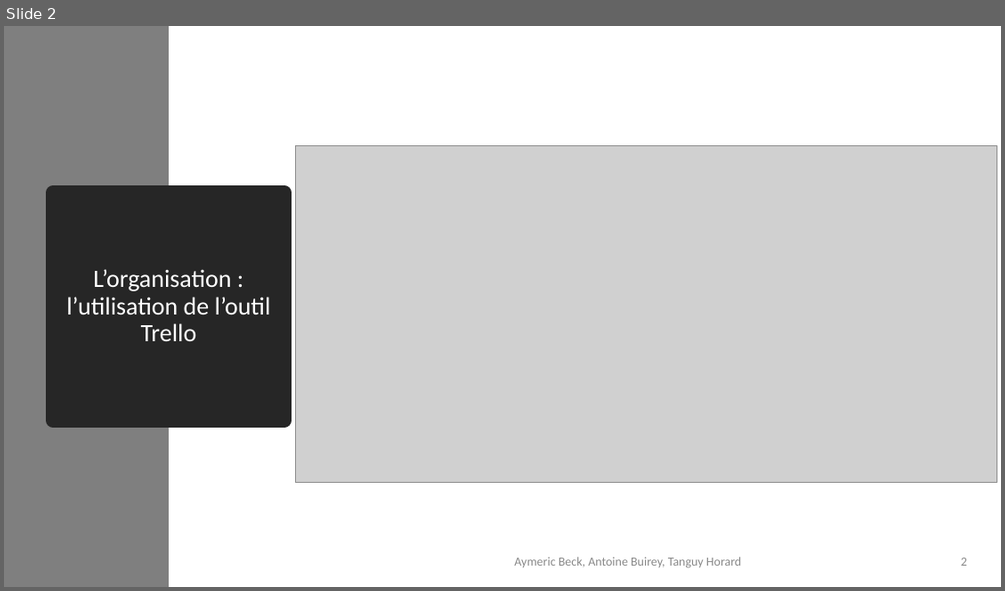
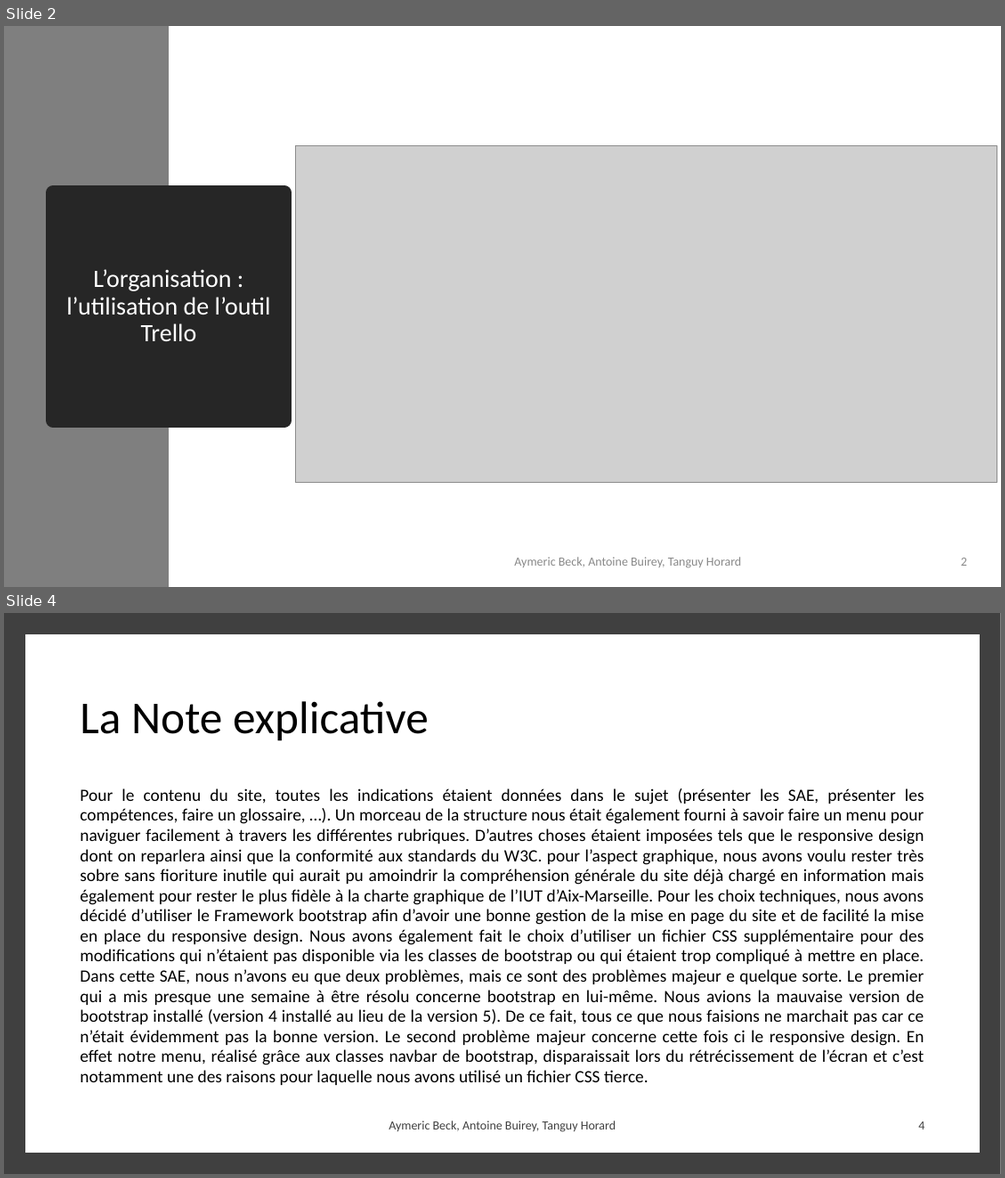
Before and after one commit to IUT-Arles-SAE/S1.05, a slide deck: Aymeric Beck Antoine Buirey Tanguy Horard.pptx. Shown one above the other, each under a label of ours: slide 2 before the commit, slides 2 and 4 after it; the slides between them are not shown. The pictures are 1005x591 and 1005x1178 pixels, drawn with LibreOffice and Linux fonts; fonts in the diff are those of the drawing; grey boxes stand for pictures. Boxes give left, top, right and bottom in pixels: in the first picture for what was removed or moved away, otherwise in the second. Text is boxed around its words. In the diff, an @@ line names an element or a change of style, - is before the commit and + after.

```diff
--- a/Aymeric Beck Antoine Buirey Tanguy Horard.pptx
+++ b/Aymeric Beck Antoine Buirey Tanguy Horard.pptx
@@ slide 4 added at <box>4,613,1001,1174</box>, background #FFFFFF @@
@@ rectangle added at <box>4,613,1001,1174</box>, fill #404040 @@
@@ rectangle added at <box>30,639,975,1148</box>, fill #FFFFFF, outline #FFFFFF 10 pt @@
@@ title added at <box>80,701,429,741</box>, 44 pt, text #000000 @@
+La Note explicative
@@ text added at <box>80,788,924,1085</box>, 16.6 pt, text #000000 @@
+Pour le contenu du site, toutes les indications étaient données dans le sujet (présenter les SAE, présenter les compétences, faire un glossaire, …). Un morceau de la structure nous était également fourni à savoir faire un menu pour naviguer facilement à travers les différentes rubriques. D’autres choses étaient imposées tels que le responsive design dont on reparlera ainsi que la conformité aux standards du W3C. pour l’aspect graphique, nous avons voulu rester très sobre sans fioriture inutile qui aurait pu amoindrir la compréhension générale du site déjà chargé en information mais également pour rester le plus fidèle à la charte graphique de l’IUT d’Aix-Marseille. Pour les choix techniques, nous avons décidé d’utiliser le Framework bootstrap afin d’avoir une bonne gestion de la mise en page du site et de facilité la mise en place du responsive design. Nous avons également fait le choix d’utiliser un fichier CSS supplémentaire pour des modifications qui n’étaient pas disponible via les classes de bootstrap ou qui étaient trop compliqué à mettre en place. Dans cette SAE, nous n’avons eu que deux problèmes, mais ce sont des problèmes majeur e quelque sorte. Le premier qui a mis presque une semaine à être résolu concerne bootstrap en lui-même. Nous avions la mauvaise version de bootstrap installé (version 4 installé au lieu de la version 5). De ce fait, tous ce que nous faisions ne marchait pas car ce n’était évidemment pas la bonne version. Le second problème majeur concerne cette fois ci le responsive design. En effet notre menu, réalisé grâce aux classes navbar de bootstrap, disparaissait lors du rétrécissement de l’écran et c’est notamment une des raisons pour laquelle nous avons utilisé un fichier CSS tierce.
@@ text added at <box>388,1120,615,1132</box>, 12 pt, text #404040 @@
+Aymeric Beck, Antoine Buirey, Tanguy Horard
@@ page number added at <box>918,1121,924,1129</box>, 12 pt, text #404040 @@
+4
```
Also in this commit, not shown: 1 slide changed.
